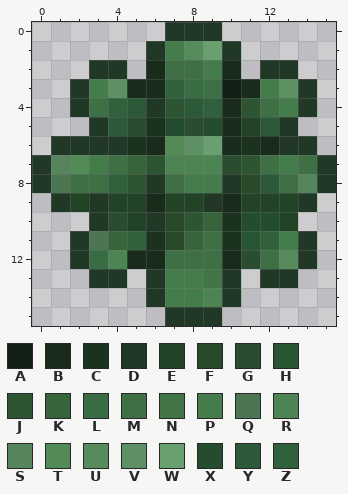
Edited in one commit: pixel-art sprite (Game/res/Tiles/bush.png). Above is the file before it was changed.
The file is 16x16 pixels. Colours within 5 levels of each other are drawn and written as one.
Palette (. is transparent): A #121f15  B #192c1c  C #1b321e  D #223826  E #234326  F #294a29  G #2a4d2f  H #285532  J #2e5532  K #37643b  L #386d43  M #3e6f45  N #427548  P #457c4c  Q #4b7651  R #4d8454  S #56845c  T #528b56  U #568c5d  V #5d9064  W #68a06f  X #244c2f  Y #2c5a39  Z #31603d
Pixels before, first column x 0:
 0 .......DDD......
 1 ......DPUWD.....
 2 ...DD.BMMPB.DD..
 3 ..DPVBBZLMABPVD.
 4 ..DMZYDJYZBJMPD.
 5 ...DYGCXGXBEYD..
 6 .DDDDCBTVWBCBDD.
 7 DSTPMKJRRRGJMPMD
 8 DQMMZJDMPPDFYMSD
 9 .DEDEEBEEDBEEED.
10 ...DGEDFJKCXXE..
11 ..DQKZCFKMCHZPD.
12 ..DLRBBMMMBGMUD.
13 ...DD.DPPND.DD..
14 ......DPPRD.....
15 .......DDD......
And afterwards:
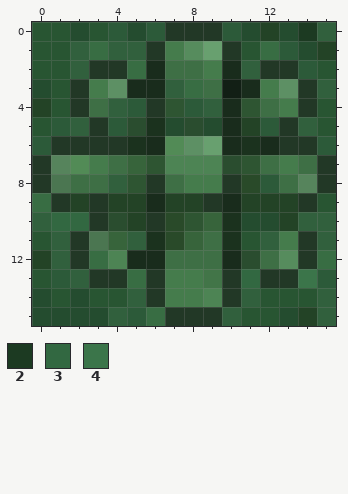
Colours new in this view: 2 #1c3a22  3 #326841  4 #3b754a
Change:
y 0: x 0..6 ....... -> HHXHYXY; x 10..15 ...... -> YXEX2Z
y 1: x 0..5 ...... -> HHZLZZ; x 11..15 ..... -> HLYXE
y 2: x 0..2 ... -> HHZ; x 5 . -> L; x 11 . -> Z; x 14..15 .. -> YH
y 3: x 0..1 .. -> XH; x 15 . -> Z
y 4: x 0..1 .. -> EH; x 15 . -> H
y 5: x 0..2 ... -> HYZ; x 14..15 .. -> ZH
y 6: x 0 . -> Y; x 15 . -> Y
y 9: x 0 . -> L; x 15 . -> H
y 10: x 0..2 ... -> Z33; x 14..15 .. -> ZZ
y 11: x 0..1 .. -> HZ; x 15 . -> Z
y 12: x 0..1 .. -> EZ; x 15 . -> L
y 13: x 0..2 ... -> HYZ; x 5 . -> L; x 11 . -> 3; x 14..15 .. -> 4Y
y 14: x 0..5 ...... -> XHXHHZ; x 11..15 ..... -> ZHHHZ
y 15: x 0..6 ....... -> XXXXZYL; x 10..15 ...... -> ZHHXEZ
